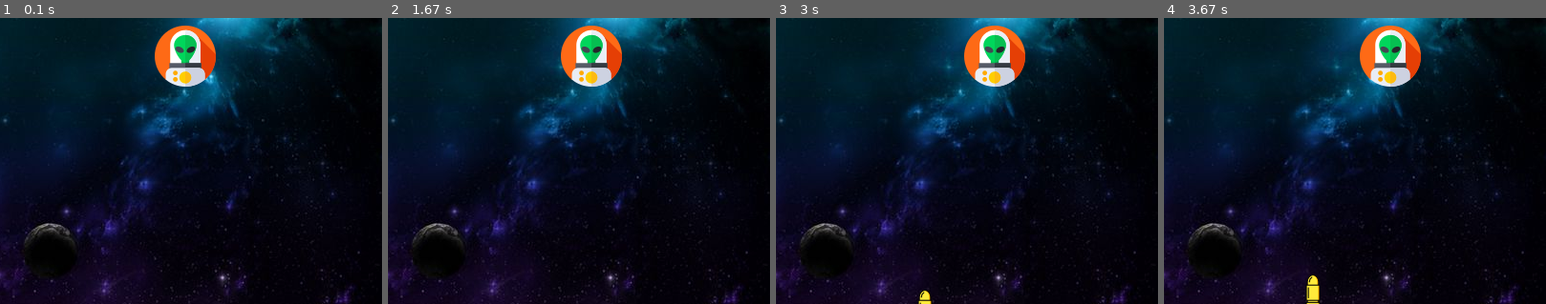
Above: before the commit, frames 1-4 (left to right).
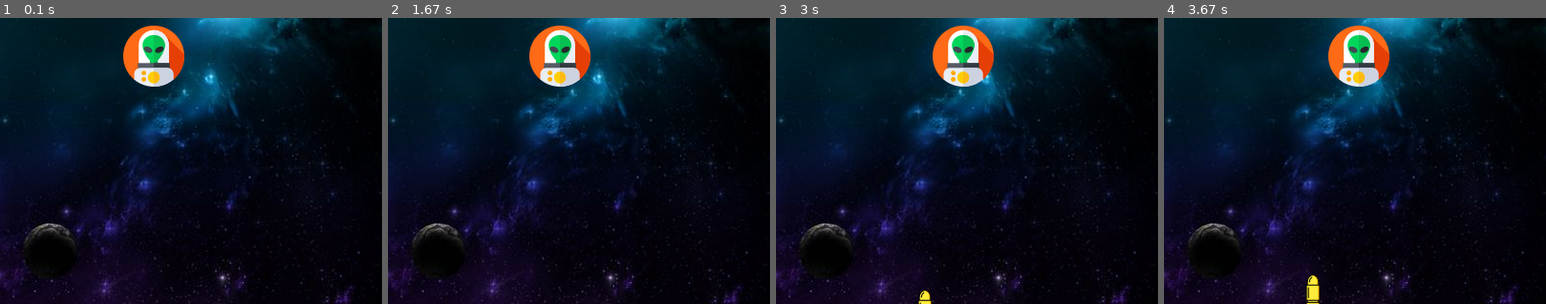
Above: after the commit, the same moments.

Repository: idansarid/ort
Game: pygame game, started from space_invader/game/space.py
Two runs of this game, one before a commit and one after it. Both use one fixed random seed, a clock stepped at 60 frames per second and the inputs below.
Inputs:
- Up to frame 1 (0.1 s): no input
- Up to frame 2 (1.67 s): tap Space at 0.33, 0.73, 1.03, 1.23, 1.57 s; hold Right 0.67-1.13 s; hold Up 1.17-1.47 s; hold Right from 1.5 s (still down)
- Up to frame 3 (3 s): tap Space at 1.87, 2.07, 2.37, 2.63, 2.97 s; release Right at 1.97 s; hold Left 2-2.53 s; hold Down 2.57-2.87 s; hold Left from 2.9 s (still down)
- Up to frame 4 (3.67 s): tap Space at 3.27, 3.4 s; release Left at 3.3 s; hold Up from 3.33 s (still down)
The pictures show only the part of the screen within x 31-81%, y 24-74%; the shares and areas given below are measured in that part.

The runs differ from the first frame. In frame 1, 4.4% of the frame differs, in the area x 32-57%, y 2-24%; in frame 2, 4.4%, in the area x 37-62%, y 2-24%; in frame 3, 4.4%; in frame 4, 4.4%.

Commit message:
dan Signed-off-by: unknown <cleancode1010@gmail.com>

Diff:
--- /dev/null
+++ b/space_invader/classes/GameObject.py
@@ -0,0 +1,17 @@
+import math
+from abc import ABC, abstractmethod
+
+
+class GameObject(ABC):
+
+    def __init__(self, x=None, y=None):
+        self.x = x
+        self.y = y
+
+    @abstractmethod
+    def move(self, other):
+        pass
+
+    @abstractmethod
+    def alignBoundaries(self, other):
+        pass
--- /dev/null
+++ b/space_invader/classes/player.py
@@ -0,0 +1,14 @@
+from space_invader.classes.GameObject import GameObject
+
+
+class Player(GameObject):
+
+    def __init__(self, x,y):
+        super.__init__(self.__class__,self).__init__(x,y)
+
+
+    def alignBoundaries(self):
+        if self.x <= 0:
+            self.x = 0
+        elif self.x >= 736:
+            self.x = 736
--- a/space_invader/game/infra/Board.py
+++ b/space_invader/game/infra/Board.py
@@ -1,6 +1,6 @@
-from infra.Player import Player
-from infra.Bullet import Bullet
-from infra.Enemy import Enemy
+from space_invader.game.infra.Player import Player
+from space_invader.game.infra.Bullet import Bullet
+from space_invader.game.infra.Enemy import Enemy
 import pygame
 import random
 import math
@@ -31,6 +31,7 @@
         self.enemy = Enemy()
         self.bullet = Bullet()
         self.screen = pygame.display.set_mode((WIDTH, HEIGHT))
+        self.score = 0
         self.background = pygame.image.load("outer_space.jpg")
 
     def player_blit(self, x, y):
@@ -52,6 +53,13 @@
         pygame.time.delay(1000)
 
     def bullet_hits_enemy(self, x2, x1, y2, y1):
+        if self.is_collision(x2=x2,x1=x1,y2=y2,y1=y1):
+            print(self.score)
+            # self.display_message("Enemy is Hit!!!")
+
+    def is_collision(self,x1,y1,x2,y2):
         dis = math.sqrt((x2 - x1) ** 2 + (y2 - y1) ** 2)
         if dis < 27:
-            self.display_message("Enemy is Hit!!!")
+            return True
+        else:
+            return False
--- a/space_invader/game/infra/Bullet.py
+++ b/space_invader/game/infra/Bullet.py
@@ -1,5 +1,5 @@
 import math
-from infra.PygameObject import PygameObject
+from space_invader.game.infra.PygameObject import PygameObject
 
 
 class Bullet(PygameObject):
--- a/space_invader/game/infra/Enemy.py
+++ b/space_invader/game/infra/Enemy.py
@@ -1,12 +1,12 @@
 import math
-from infra.PygameObject import PygameObject
+from space_invader.game.infra.PygameObject import PygameObject
 import random
 
 
 class Enemy(PygameObject):
 
     def __init__(self, x=None, y=None):
-        self.x = random.randint(0, 800)
+        self.x = random.randint(0, 735)
         self.y = random.randint(50, 150)
         self.enemyX_change = 0.2
         self.enemyY_change = 3
--- a/space_invader/game/infra/Player.py
+++ b/space_invader/game/infra/Player.py
@@ -1,5 +1,5 @@
 import math
-from infra.PygameObject import PygameObject
+from space_invader.game.infra.PygameObject import PygameObject
 
 
 class Player(PygameObject):
--- a/space_invader/game/main.py
+++ /dev/null
@@ -1,16 +0,0 @@
-# This is a sample Python script.
-
-# Press Shift+F10 to execute it or replace it with your code.
-# Press Double Shift to search everywhere for classes, files, tool windows, actions, and settings.
-
-
-def print_hi(name):
-    # Use a breakpoint in the code line below to debug your script.
-    print(f'Hi, {name}')  # Press Ctrl+F8 to toggle the breakpoint.
-
-
-# Press the green button in the gutter to run the script.
-if __name__ == '__main__':
-    print_hi('PyCharm')
-
-# See PyCharm help at https://www.jetbrains.com/help/pycharm/
--- a/space_invader/game/space.py
+++ b/space_invader/game/space.py
@@ -1,36 +1,6 @@
 import pygame
+from space_invader.game.infra.Board import Board
 import random
-import math
-from infra.Player import Player
-from infra.Enemy import Enemy
-from infra.Bullet import Bullet
-from infra.Board import Board
-
-
-# pygame.init()
-# WIDTH = 800
-# HEIGHT = 600
-# screen = pygame.display.set_mode((WIDTH, HEIGHT))
-#
-# pygame.display.set_caption("Space Invader")
-# background = pygame.image.load("outer_space.jpg")
-# bullet_image = pygame.image.load("bullet.png")
-# icon = pygame.image.load("ufo.svg")
-# pygame.display.set_icon(icon)
-# #player
-# playerImg = pygame.image.load("space-invaders.png")
-# enemyImg = pygame.image.load("ufo.png")
-# bulletImage = pygame.image.load("bullet.png")
-# END_FONT = pygame.font.SysFont('courier', 40)
-# player = Player()
-# enemy = Enemy()
-# bullet = Bullet()
-#
-# # colors
-# RED = (255,   0,   0)
-# GREY = (200, 200, 200)
-# WHITE = (255, 255, 255)
-# BLACK = (0, 0, 0)
 
 
 if __name__ == '__main__':
@@ -52,6 +22,7 @@
                 if event.key == pygame.K_SPACE:
                     if board.bullet.bullet_state == "ready":
                         board.bullet.x = board.player.x
+                        board.bullet.y = board.player.y
                         board.fire_bullet(board.bullet.x, board.bullet.y)
 
             if event.type == pygame.KEYUP:
@@ -76,6 +47,13 @@
             board.bullet.y -= board.bullet.bulletY_change
             board.bullet_hits_enemy(x2=board.enemy.x, x1=board.bullet.x, y2=board.enemy.y, y1=board.bullet.y)
 
+        if board.is_collision(x2=board.enemy.x, x1=board.bullet.x, y2=board.enemy.y, y1=board.bullet.y):
+            board.bullet.y = 480
+            board.bullet.bullet_state = "ready"
+            board.score += 1
+            board.enemy.x = random.randint(0, 735)
+            board.enemy.y = random.randint(50, 150)
+
         board.player_blit(board.player.x, board.player.y)
         board.enemy_blit(board.enemy.x, board.enemy.y)
         pygame.display.update()
Empty file added: space_invader/classes/__init__.py
